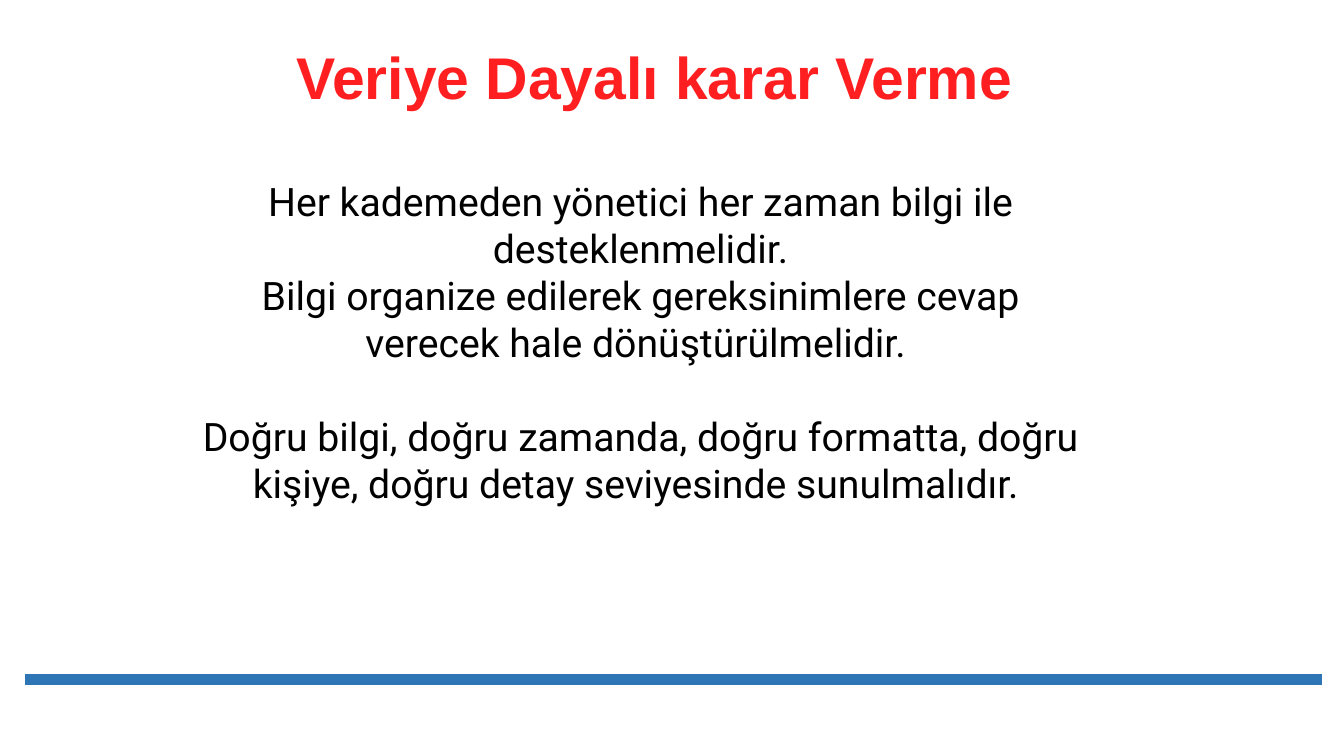
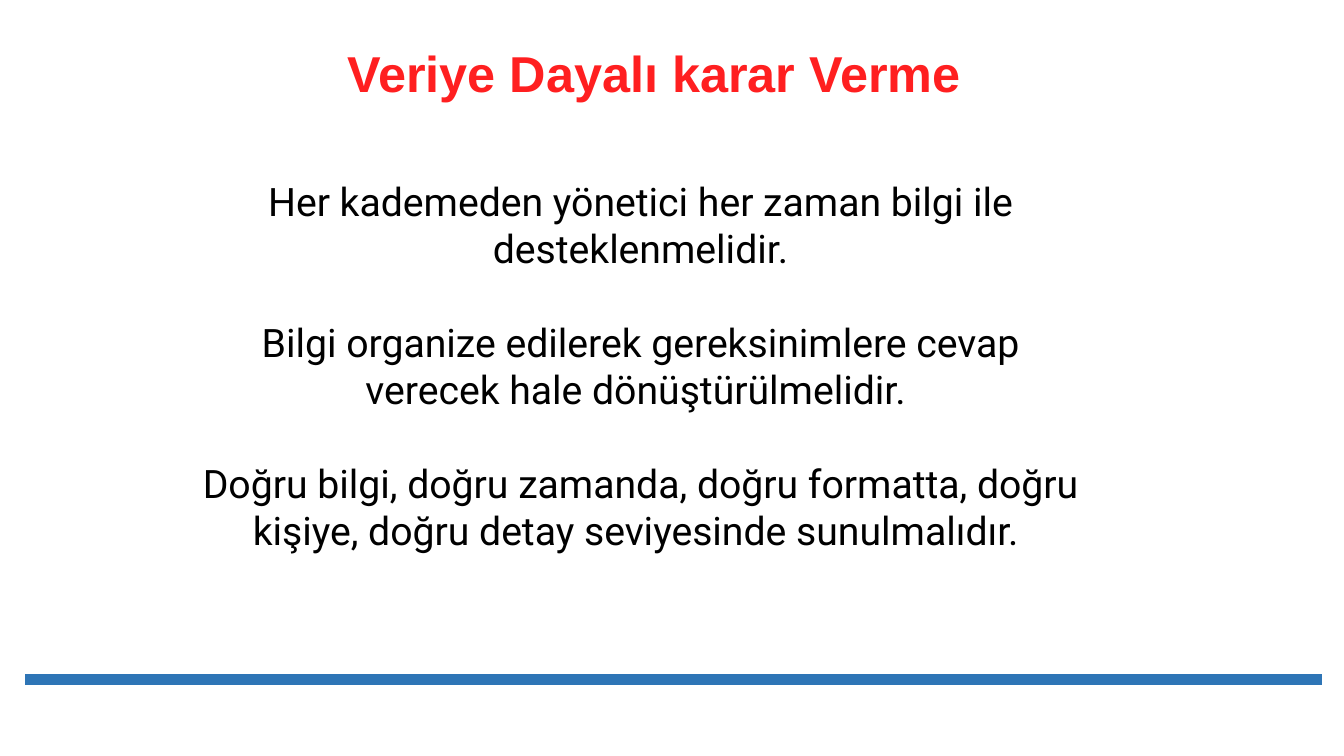
Before and after one commit to erkansirin78/preprocessing-analysis-ml-dl-big-data, a slide deck: slide 4 of 08_etl/01_ETL_Darawarehouse.pptx. Drawn at 1344x756 pixels with LibreOffice and Linux fonts; fonts in the diff are those of the drawing. Boxes give left, top, right and bottom in pixels: in the first picture for what was removed or moved away, otherwise in the second. Text is boxed around its words. In the diff, an @@ line names an element or a change of style, - is before the commit and + after.

```diff
--- a/08_etl/01_ETL_Darawarehouse.pptx
+++ b/08_etl/01_ETL_Darawarehouse.pptx
@@ text "Veriye Dayalı karar Verme" at (347,55,960,102): size 42 to 36 pt @@
@@ text "Her kademeden yönetici her zaman ..." rewrapped from (203,186,1078,507) to (203,186,1078,554) @@
```
Also in this commit, not shown: 3 other slides changed, 34 slides added, 34 other files.
